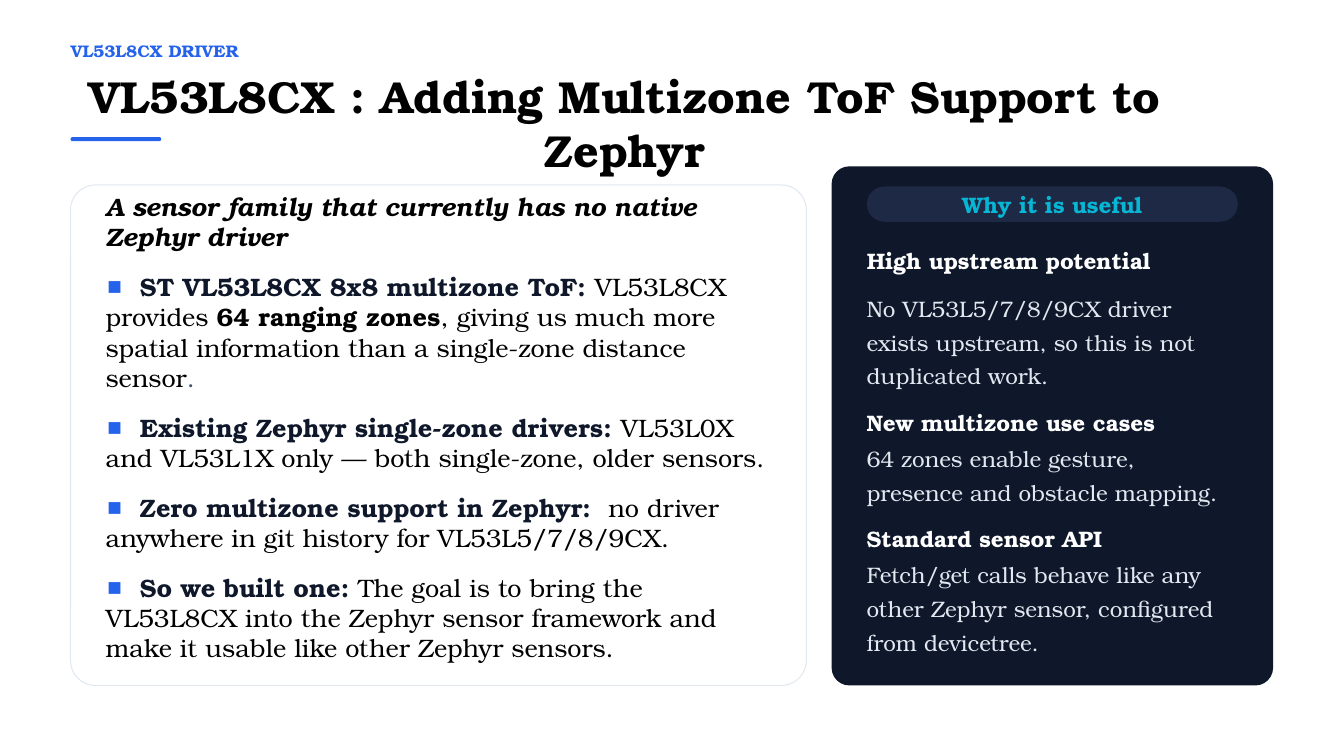
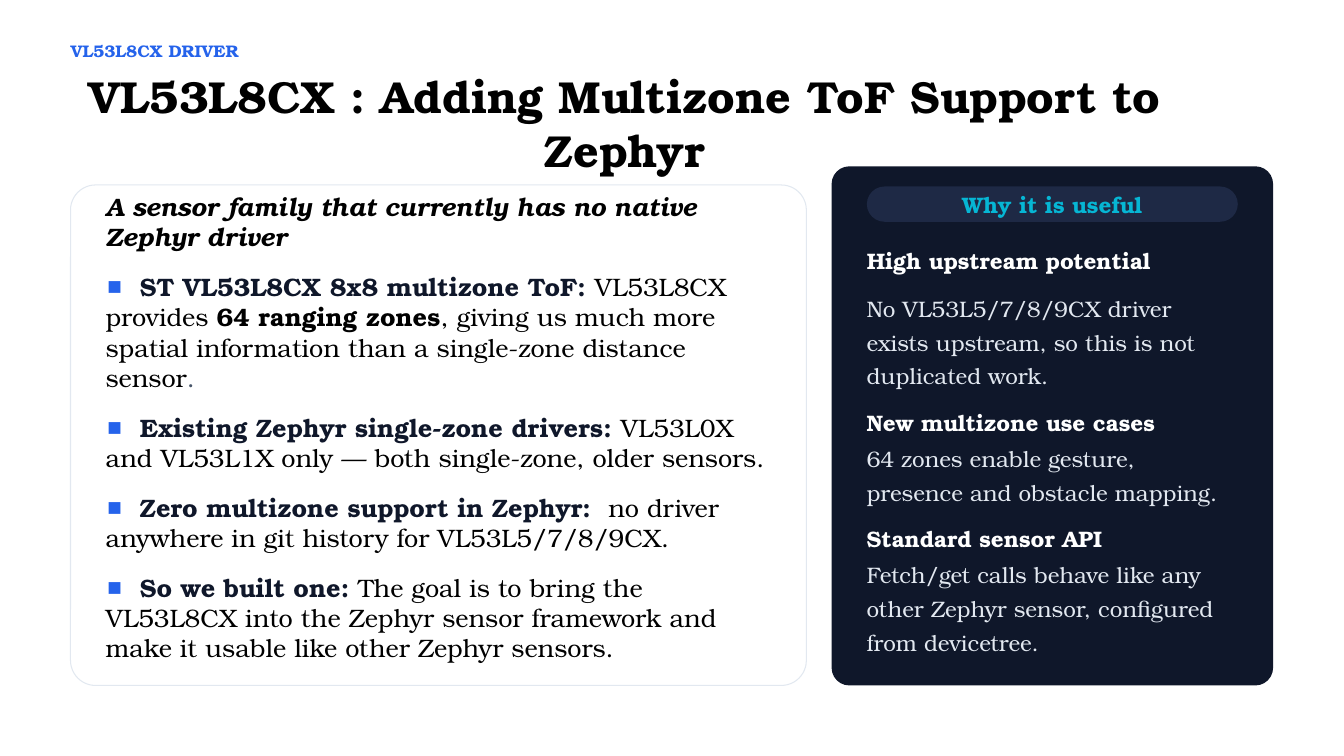
Before and after one commit to iqbal1384/zephyr_dev, a slide deck: slide 14 of documentation/Zephyr_STM32_VL53L8CX.pptx. Drawn at 1344x756 pixels with LibreOffice and Linux fonts; fonts in the diff are those of the drawing. Boxes give left, top, right and bottom in pixels: in the first picture for what was removed or moved away, otherwise in the second. Text is boxed around its words. In the diff, an @@ line names an element or a change of style, - is before the commit and + after.

```diff
--- a/documentation/Zephyr_STM32_VL53L8CX.pptx
+++ b/documentation/Zephyr_STM32_VL53L8CX.pptx
@@ rounded rectangle removed at [71, 137, 161, 141] @@
```
Also in this commit, not shown: 3 other slides changed, 2 slides added, 1 slide removed.
